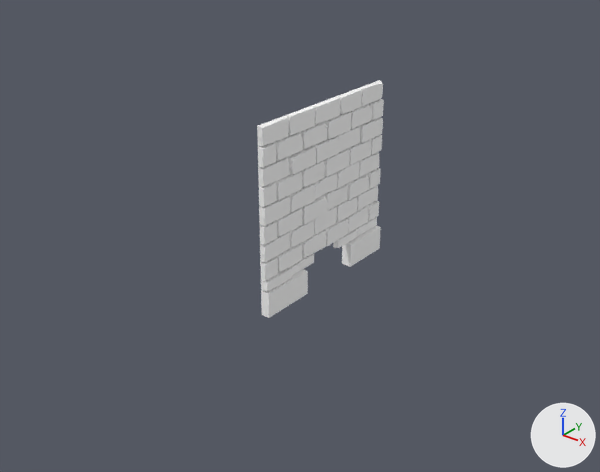
The FBX model Assets/Models/SmallHoleWall.fbx, before and after one commit.
Rendered twice from a 50 mm camera at (9.67, -21.05, 8.8) aimed at (-1.33, -7.31, 0.28). The axes (+X, +Y, +Z) are drawn at lower right. The lights are the same throughout. Where no turn or scale is listed for an object, it has been applied to the vertices.

In view in the first picture: 'SmallHoleWall'.
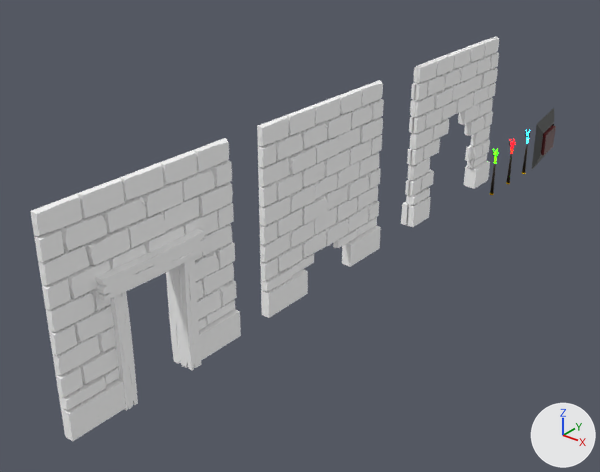
Where the newer file only moved an object's origin or applied its transform, the numbers keep the older frame.

What changed in the scene script:
```text
Add me_cube:
    me_cube.from_pydata([(0.006, 3.136, -0.377), (0.006, 3.125, 0.306), (0.006, 3.808, -0.301), (0.006, 3.828, 0.409), (0.18, 3.136, -0.377), (0.18, 3.125, 0.306), (0.18, 3.808, -0.301), (0.18, 3.828, 0.409)], [], [(0, 1, 3, 2), (2, 3, 7, 6), (6, 7, 5, 4), (4, 5, 1, 0), (2, 6, 4, 0), (7, 3, 1, 5)])
    me_cube.materials.append(mat_button_mat)  # dark red #450004
Add ob_button:
    ob_button = bpy.data.objects.new('Button', me_cube)
    ob_button.location = (0.0, 0.0, 0.0)
Add ob_redwand:
    ob_redwand = bpy.data.objects.new('RedWand', me_cylinder_004)  # 4398 vertices, 4488 faces; spans x -0.086..0.081, y 0.995..1.167, z -0.738..0.678; in mat_wand (black #211401), mat_wandrings (yellow #e7ae00), mat_redball (red #e70010)
    ob_redwand.location = (0.0, 0.0, 0.0)
Add ob_button_plate:
    ob_button_plate = bpy.data.objects.new('Button_Plate', me_cube_002)  # 24 vertices, 22 faces; spans x -0.09..0.09, y 2.9..4.14, z -0.91..0.89; in mat_button_plate_mat (dark grey #4c4e4d), mat_button_gap_mat (black #000000)
    ob_button_plate.location = (0.0, 0.0, 0.0)
Add ob_greenwand:
    ob_greenwand = bpy.data.objects.new('GreenWand', me_cylinder_008)  # 3916 vertices, 3976 faces; spans x -0.086..0.081, y -0.069..0.102, z -0.738..0.678; in mat_wand (black #211401), mat_wandrings (yellow #e7ae00), mat_greenball (green #06e700)
    ob_greenwand.location = (0.0, 0.0, 0.0)
Add ob_doorwall:
    ob_doorwall = bpy.data.objects.new('DoorWall', me_mesh_002)  # 1115 vertices, 1514 faces; spans x -0.29..0.29, y -15.05..-11.05, z -0.04..4.0; in mat_dungeon_mat_01_014 (white #ffffff)
    ob_doorwall.location = (0.0, 0.0, 0.0)
Add ob_bluewand:
    ob_bluewand = bpy.data.objects.new('BlueWand', me_cylinder)  # 4398 vertices, 4488 faces; spans x -0.086..0.081, y -0.07..0.101, z -0.738..0.68; in mat_wand (black #211401), mat_wand_ball (cyan #00c3e7), mat_wandrings (yellow #e7ae00)
    ob_bluewand.location = (0.0, 2.14, 0.0)
Add ob_bigholewall:
    ob_bigholewall = bpy.data.objects.new('BigHoleWall', me_mesh_020)  # 1032 vertices, 1869 faces; spans x -0.16..0.19, y -4.74..-0.74, z 0.0..4.0; in mat_dungeon_mat_01_014 (white #ffffff)
    ob_bigholewall.location = (0.0, 0.0, 0.0)
```

Where the change shows, as pixel boxes (x1, y1, x2, y2) in the pictures (600 x 472 px):
'DoorWall', added
    after: (30, 138, 241, 441)
'BigHoleWall', added
    after: (401, 36, 499, 227)
'Button_Plate', added
    after: (531, 108, 554, 171)
    faces in mat_button_plate_mat (dark grey #4c4e4d): (531, 108, 554, 171)
'Button', added
    after: (541, 125, 556, 155)
'GreenWand', added
    after: (490, 148, 498, 195)
'RedWand', added
    after: (506, 139, 515, 184)
'BlueWand', added
    after: (522, 129, 530, 174)
